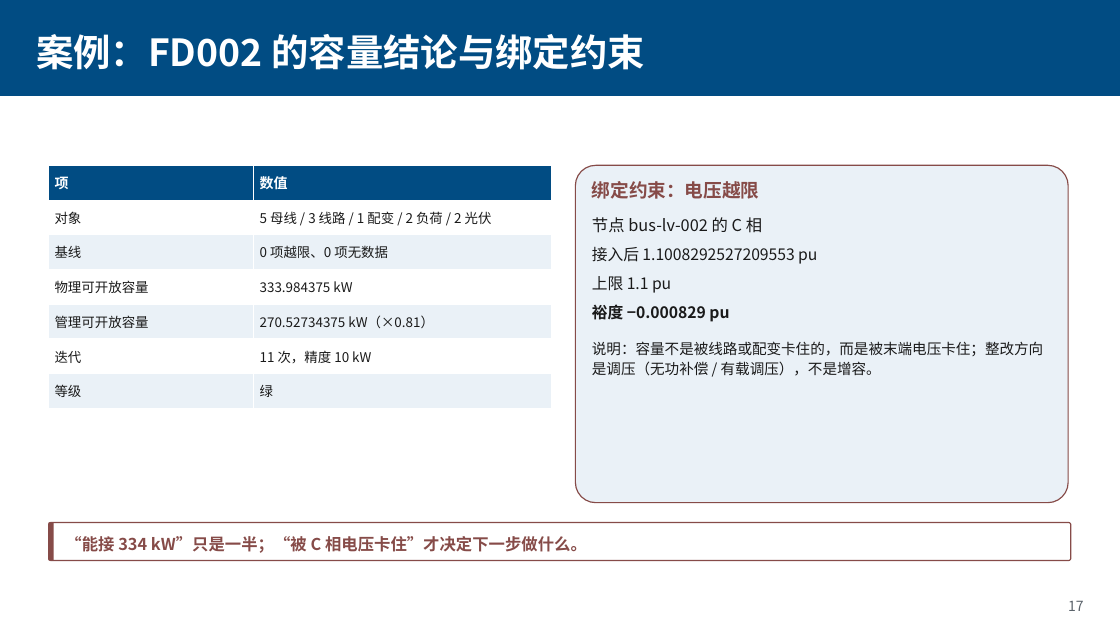
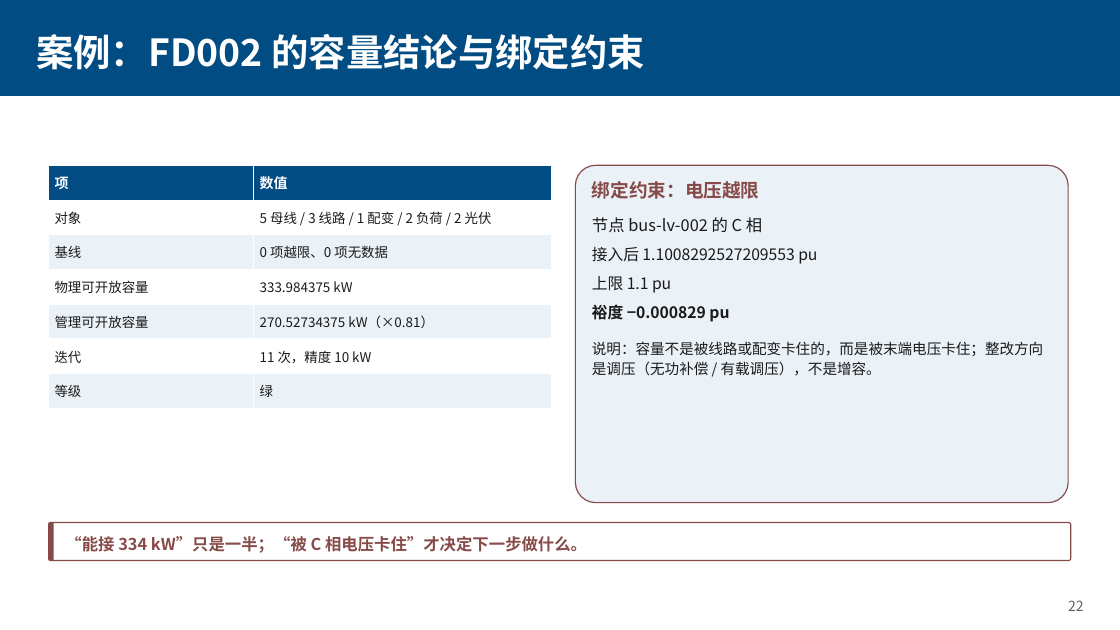
Before and after one commit to Coba1t-4U/hc-capacity-agent, a slide deck: slide 22 of docs/配网承载力智能体.pptx (slide 17 before the commit). Drawn at 1120x630 pixels with LibreOffice and Linux fonts; fonts in the diff are those of the drawing. Boxes give left, top, right and bottom in pixels: in the first picture for what was removed or moved away, otherwise in the second. Text is boxed around its words. In the diff, an @@ line names an element or a change of style, - is before the commit and + after.

```diff
--- a/docs/配网承载力智能体.pptx
+++ b/docs/配网承载力智能体.pptx
@@ text at bbox=[1068, 600, 1084, 611]: text changed @@
-17
+22
```
Also in this commit, not shown: 11 other slides changed, 6 slides added, 4 other files.
